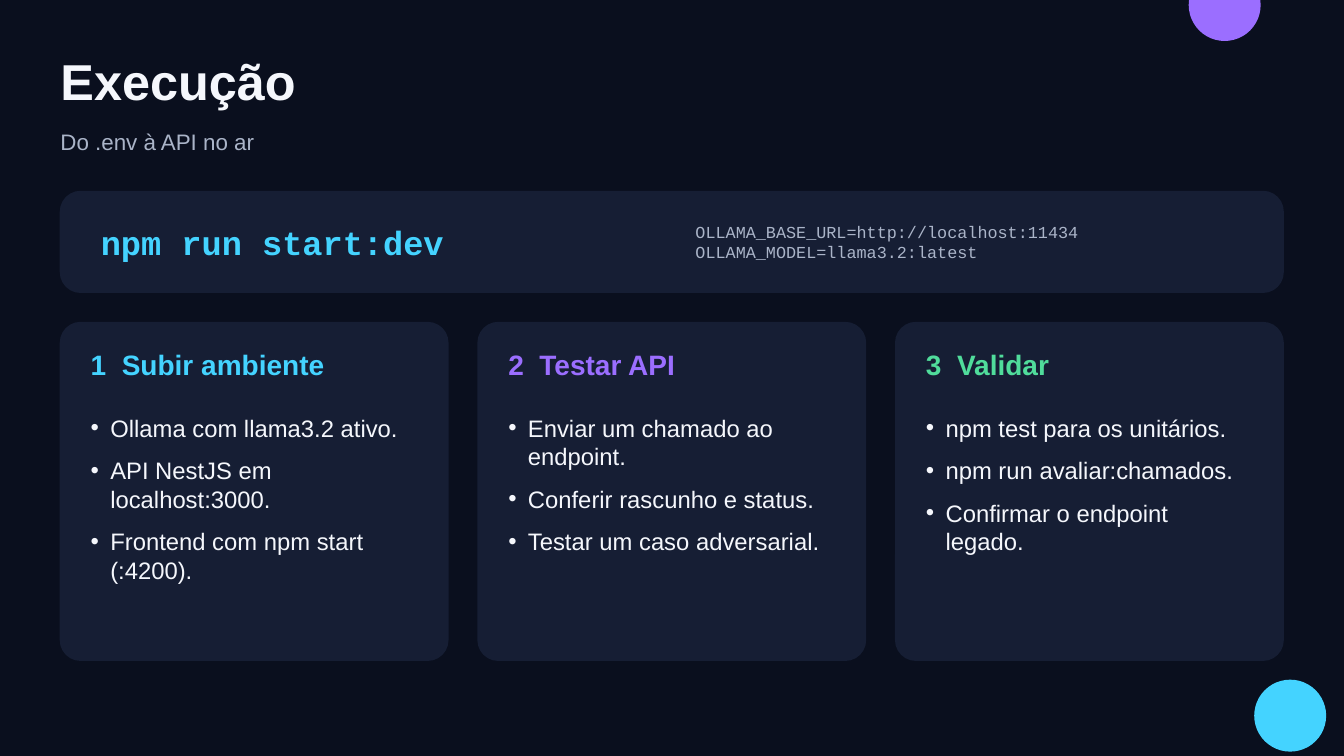
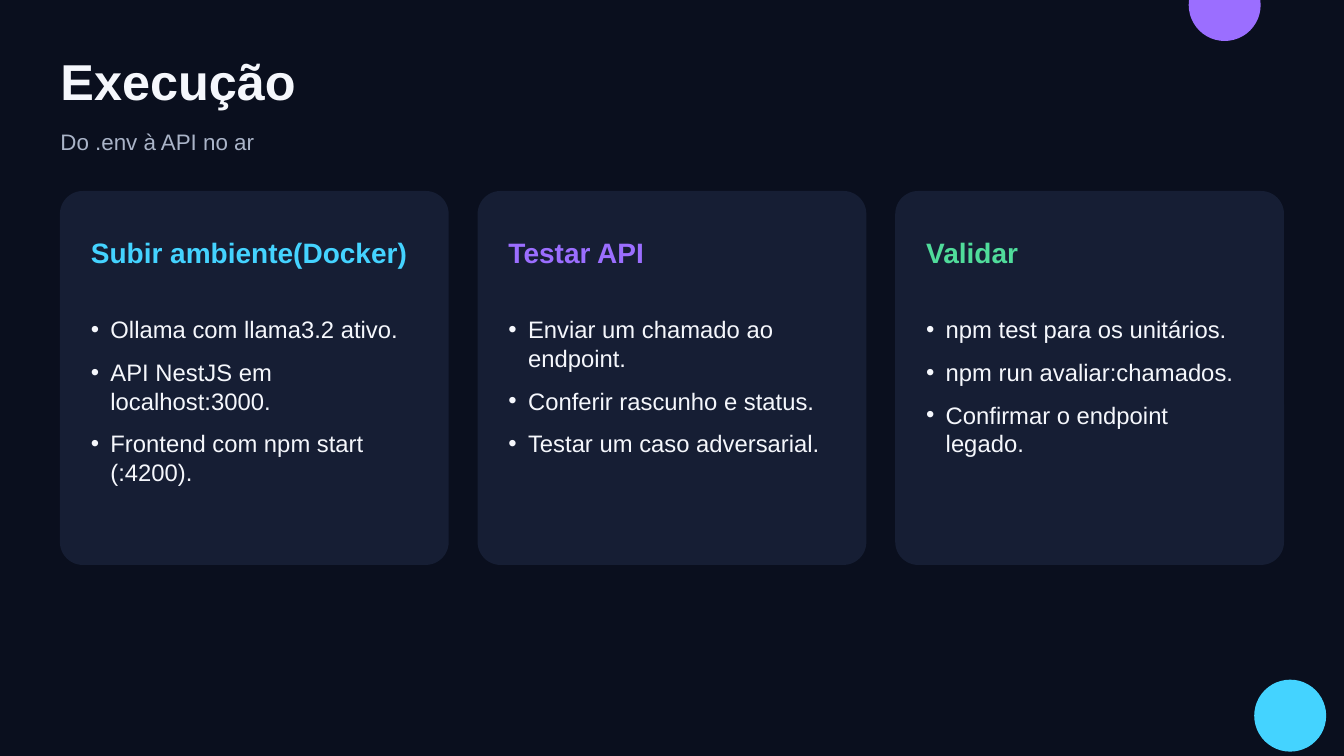
Before and after one commit to kaue0000/sugestoes-ollama-ia, a slide deck: slide 10 of slide_apresentacao_encontro_12_feature03.pptx (slide 11 before the commit). Drawn at 1344x756 pixels with LibreOffice and Linux fonts; fonts in the diff are those of the drawing. Boxes give left, top, right and bottom in pixels: in the first picture for what was removed or moved away, otherwise in the second. Text is boxed around its words. In the diff, an @@ line names an element or a change of style, - is before the commit and + after.

```diff
--- a/slide_apresentacao_encontro_12_feature03.pptx
+++ b/slide_apresentacao_encontro_12_feature03.pptx
@@ rounded rectangle: place and size @@
-rounded rectangle at <box>60,323,448,660</box>
+rounded rectangle at <box>60,192,448,565</box>
@@ rounded rectangle removed at <box>60,192,1284,292</box> @@
@@ rounded rectangle: place and size @@
-rounded rectangle at <box>478,323,865,660</box>
+rounded rectangle at <box>479,192,866,565</box>
@@ rounded rectangle: place and size @@
-rounded rectangle at <box>896,323,1284,660</box>
+rounded rectangle at <box>896,192,1284,565</box>
@@ text removed at <box>101,230,444,262</box> @@
-npm run start:dev
@@ text removed at <box>695,226,1078,260</box> @@
-OLLAMA_BASE_URL=http://localhost:11434
-OLLAMA_MODEL=llama3.2:latest
@@ text at <box>91,242,407,268</box>: text changed @@
-1 Subir ambiente
+Subir ambiente(Docker)
@@ text at <box>508,243,644,264</box>: text changed @@
-2 Testar API
+Testar API
@@ text at <box>926,242,1018,264</box>: text changed @@
-3 Validar
+Validar
@@ text "Ollama com llama3.2 ativo.": place and size @@
-text "Ollama com llama3.2 ativo." at <box>110,419,398,584</box>
+text "Ollama com llama3.2 ativo." at <box>110,320,398,486</box>
@@ text "Enviar um chamado ao endpoint.": place and size @@
-text "Enviar um chamado ao endpoint." at <box>528,419,819,551</box>
+text "Enviar um chamado ao endpoint." at <box>528,320,819,453</box>
@@ text "npm test para os unitários.": place and size @@
-text "npm test para os unitários." at <box>946,419,1233,555</box>
+text "npm test para os unitários." at <box>946,320,1233,457</box>
```
Also in this commit, not shown: 2 other slides changed, 1 slide removed.
